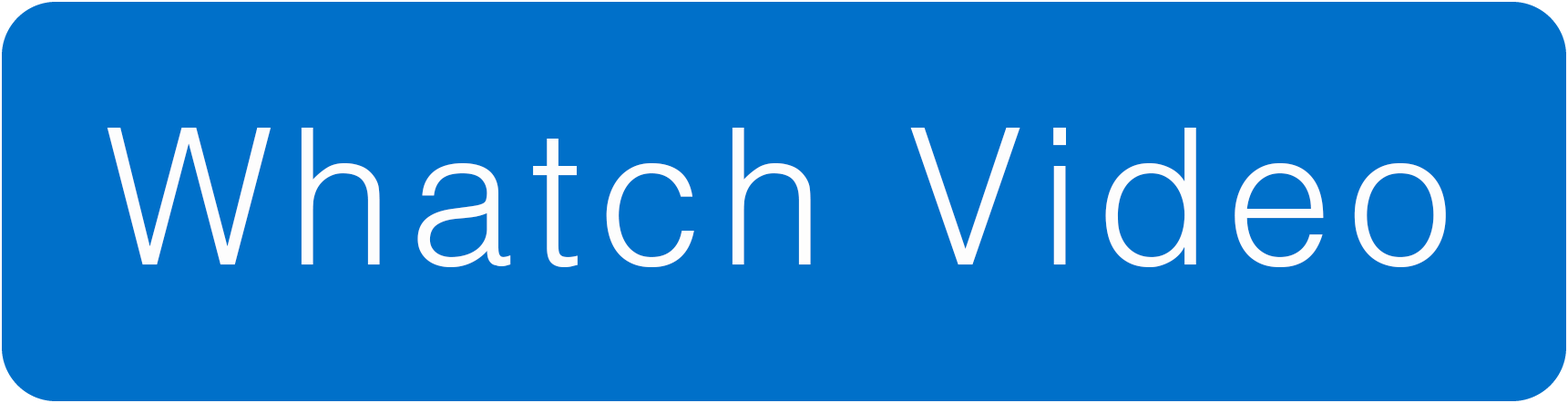
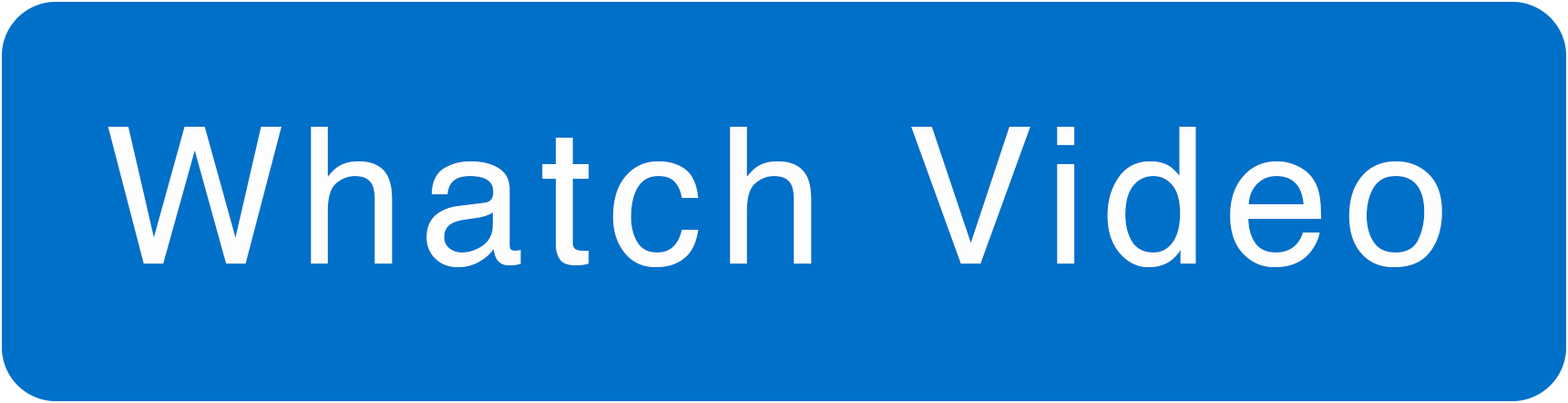
Layers edited between the first and the second 1568 × 403 image:
painted on "Whatch Video" over box(106, 126, 1446, 267)
